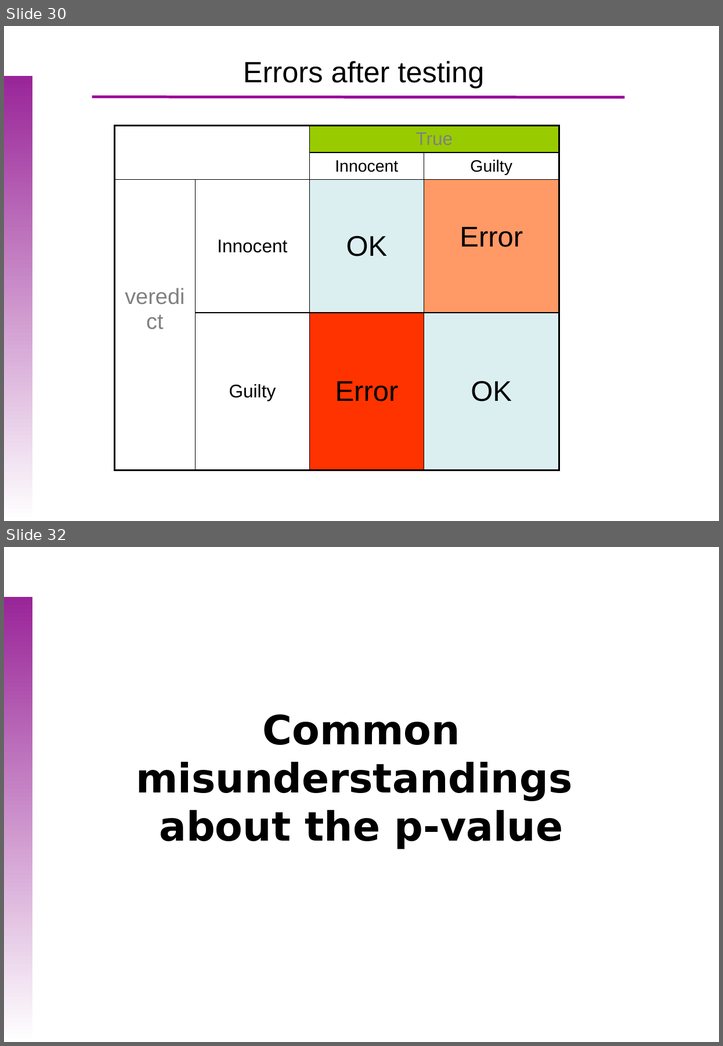
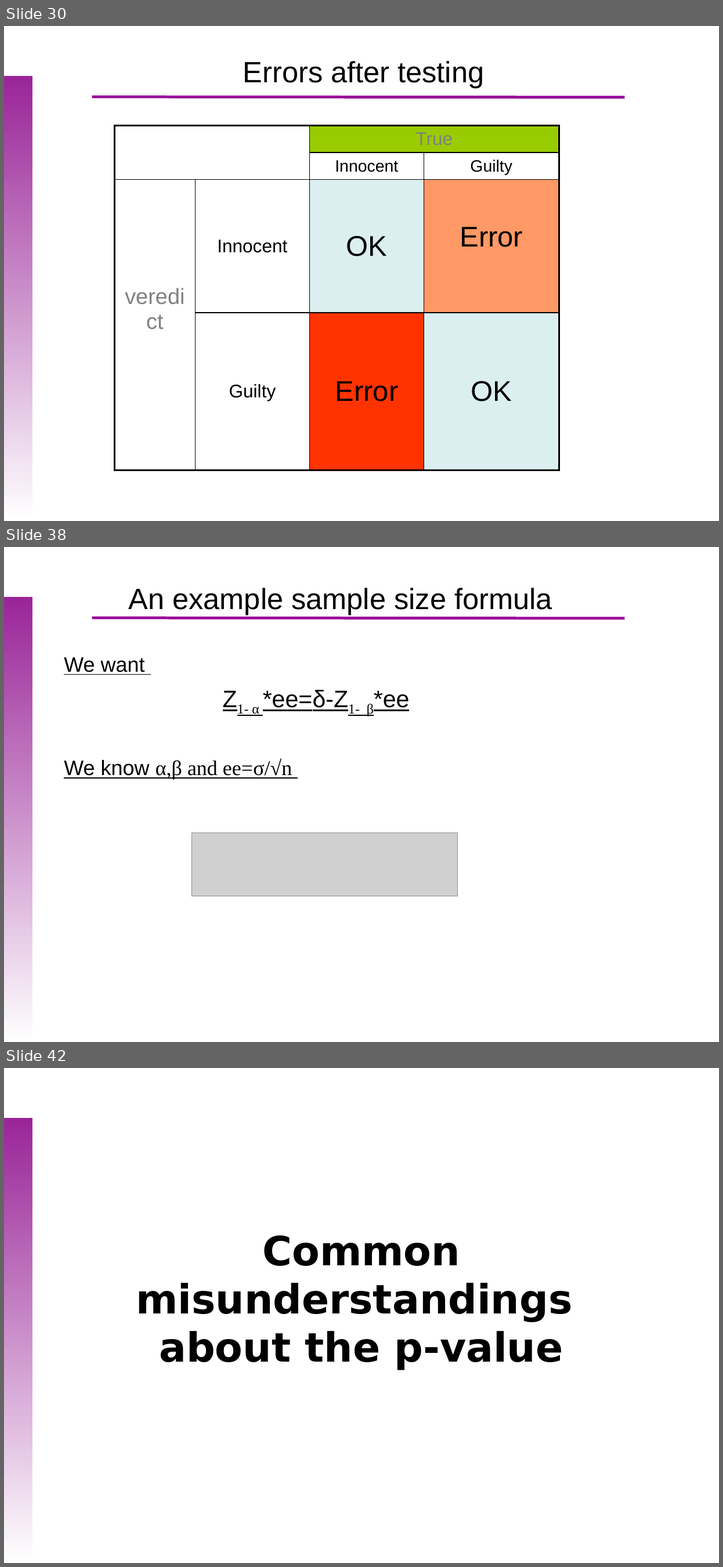
Before and after one commit to uebvhir/Course2020_Statistical-Analysis-with-R, a slide deck: Slides/StatisticsWithR-6-Principles_of_Hypothesis_Testing.pptx. Shown one above the other, each under a label of ours: slides 30 and 32 before the commit, slides 30, 38 and 42 after it; the slides between them are not shown. The pictures are 723x1046 and 723x1567 pixels, drawn with LibreOffice and Linux fonts; fonts in the diff are those of the drawing; grey boxes stand for pictures; background and template pictures are left out. Boxes give left, top, right and bottom in pixels: in the first picture for what was removed or moved away, otherwise in the second. Text is boxed around its words. In the diff, an @@ line names an element or a change of style, - is before the commit and + after.

```diff
--- a/Slides/StatisticsWithR-6-Principles_of_Hypothesis_Testing.pptx
+++ b/Slides/StatisticsWithR-6-Principles_of_Hypothesis_Testing.pptx
@@ slide 38 added at (x1=4, y1=547, x2=719, y2=1042), background picture (left out); not listed: 2 template elements that a slide beside it also shows @@
@@ text added at (x1=129, y1=588, x2=552, y2=614), 32 pt, text #000000 @@
+An example sample size formula
@@ text added at (x1=64, y1=657, x2=145, y2=675), 22.8 pt, text #000000, underline @@
+We want
@@ text added at (x1=252, y1=690, x2=409, y2=716), 26 pt, text #000000, underline @@
+Z1- α *ee=δ-Z1- β*ee
@@ text added at (x1=64, y1=759, x2=292, y2=780), 22.8 pt, text #000000, underline @@
+We know α,β and ee=σ/√n
@@ picture added at (x1=191, y1=833, x2=458, y2=896) @@
@@ what was slide 32 is now slide 42 @@
```
Also in this commit, not shown: 1 slide changed, 9 other slides added, 6 other files.
